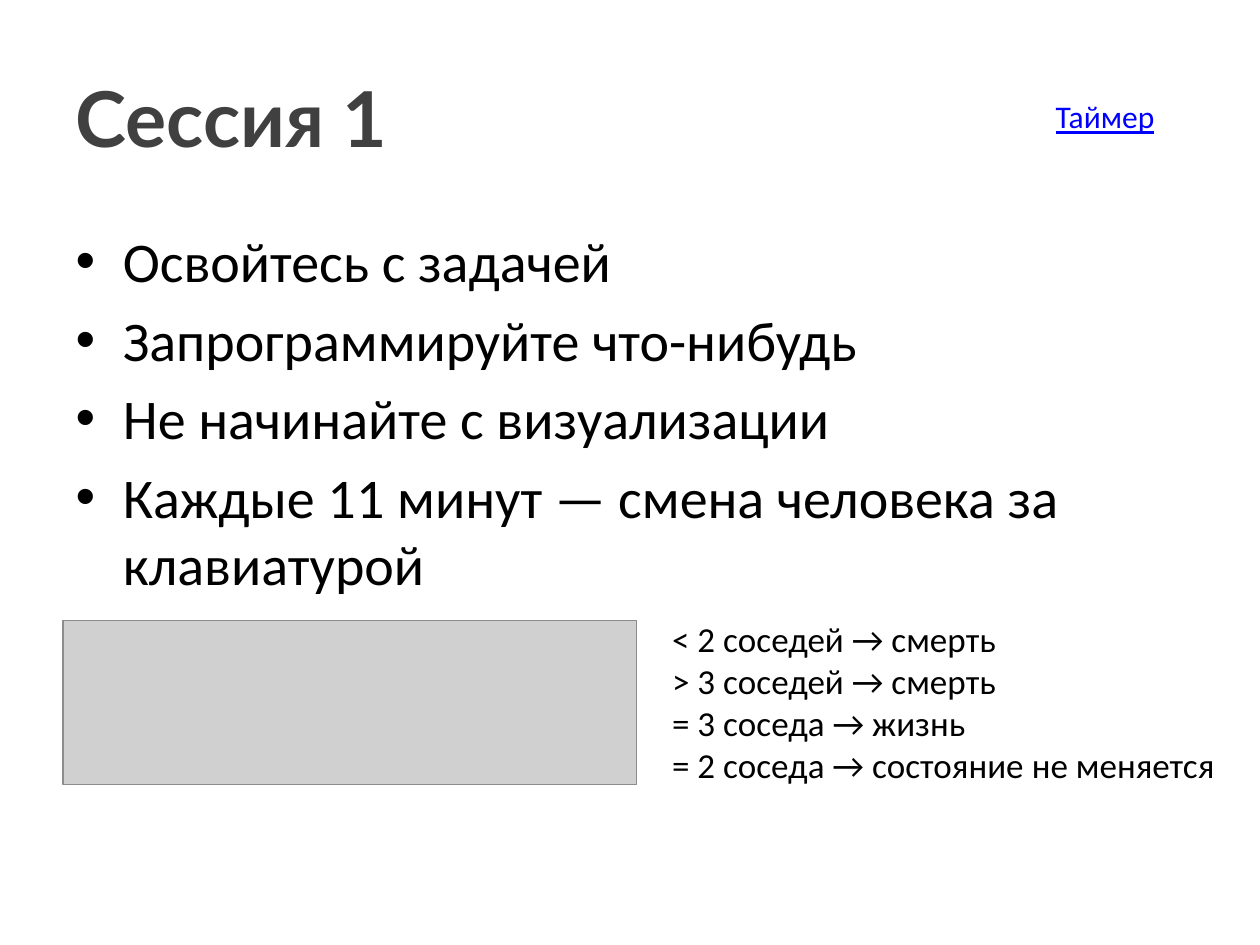
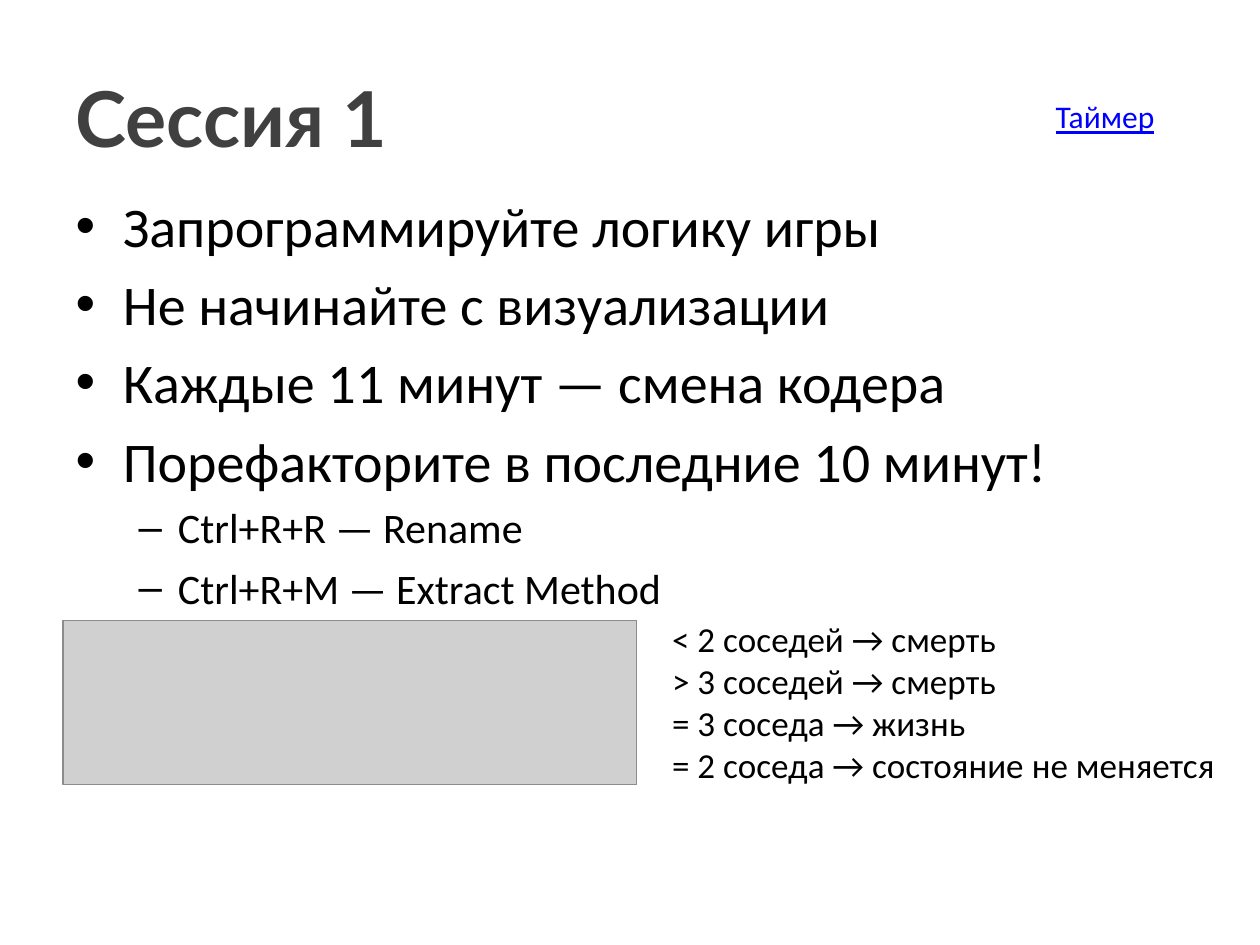
Before and after one commit to xoposhiy/xoposhiy.github.io, a slide deck: slide 7 of coderetreat/CodeRetreat.pptx. Drawn at 1260x945 pixels with LibreOffice and Linux fonts; fonts in the diff are those of the drawing; grey boxes stand for pictures. Boxes give left, top, right and bottom in pixels: in the first picture for what was removed or moved away, otherwise in the second. Text is boxed around its words. In the diff, an @@ line names an element or a change of style, - is before the commit and + after.

```diff
--- a/coderetreat/CodeRetreat.pptx
+++ b/coderetreat/CodeRetreat.pptx
@@ text "Запрограммируйте логику игры": place and size @@
-text "Запрограммируйте логику игры" at <box>123,244,1058,594</box>
+text "Запрограммируйте логику игры" at <box>123,209,1046,605</box>
@@ text at <box>123,209,880,256</box>: text changed @@
-• Освойтесь с задачей
-• Запрограммируйте что-нибудь
+• Запрограммируйте логику игры
@@ text at <box>123,367,1046,605</box>: text changed @@
-• Каждые 11 минут — смена человека за клавиатурой
+• Каждые 11 минут — смена кодера
+• Порефакторите в последние 10 минут!
+  – Ctrl+R+R — Rename
+  – Ctrl+R+M — Extract Method
```
Also in this commit, not shown: 1 other slide changed, 1 slide added.
